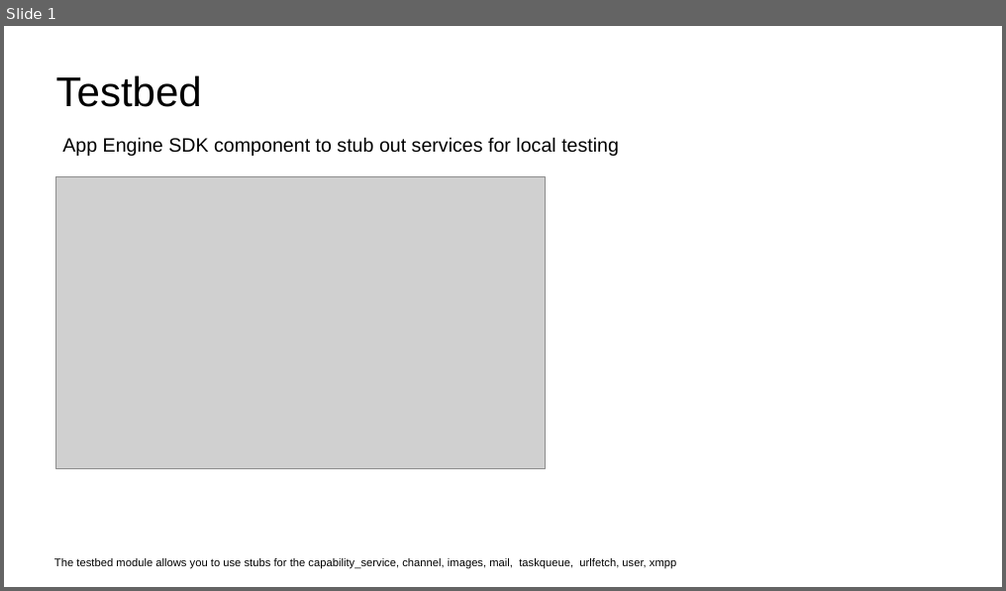
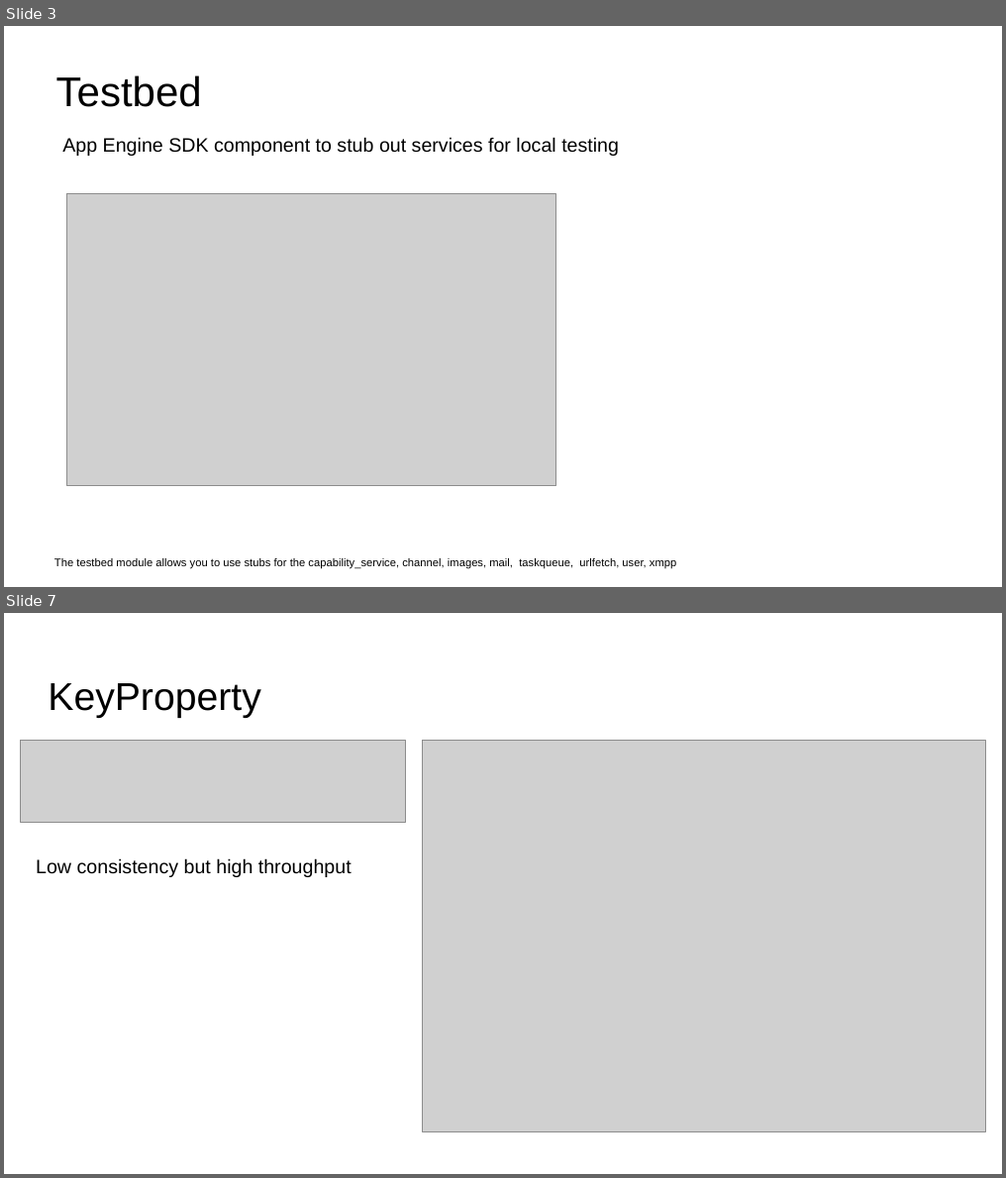
Before and after one commit to bashtavenko/datastore_playground, a slide deck: datastore-ndb-101.odp. Shown one above the other, each under a label of ours: slide 1 before the commit, slides 3 and 7 after it; the slides between them are not shown. The pictures are 1006x591 and 1006x1178 pixels, drawn with LibreOffice and Linux fonts; fonts in the diff are those of the drawing; grey boxes stand for pictures. Boxes give left, top, right and bottom in pixels: in the first picture for what was removed or moved away, otherwise in the second. Text is boxed around its words. In the diff, an @@ line names an element or a change of style, - is before the commit and + after.

```diff
--- a/datastore-ndb-101.odp
+++ b/datastore-ndb-101.odp
@@ slide 7 added at (x1=4, y1=613, x2=1002, y2=1174), background #FFFFFF @@
@@ title added at (x1=48, y1=683, x2=260, y2=718), 28 pt, text #000000 @@
+KeyProperty
@@ picture added at (x1=21, y1=741, x2=405, y2=823) @@
@@ picture added at (x1=422, y1=741, x2=986, y2=1132) @@
@@ text added at (x1=36, y1=859, x2=351, y2=877), 14 pt, text #000000 @@
+Low consistency but high throughput
@@ what was slide 1 is now slide 3 @@
@@ slide 3 changed as well @@
@@ picture moved from (x1=55, y1=176, x2=546, y2=470) to (x1=67, y1=193, x2=556, y2=486) @@
```
Also in this commit, not shown: 7 other slides added.
